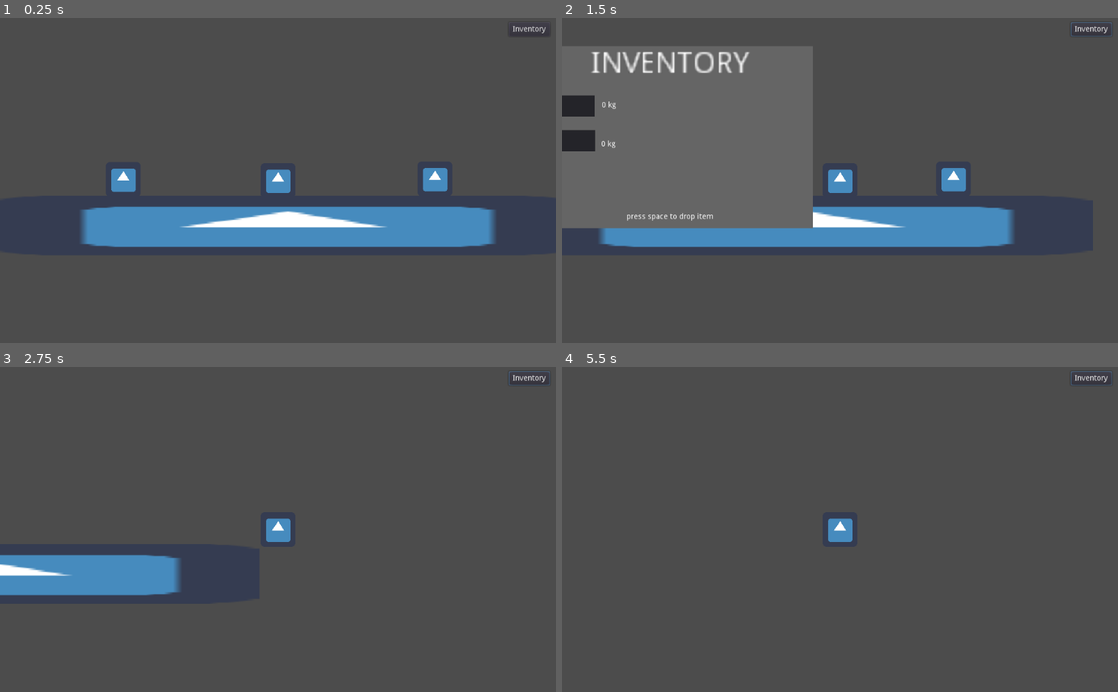
Above: before the commit, frames 1-4 (two rows, left to right).
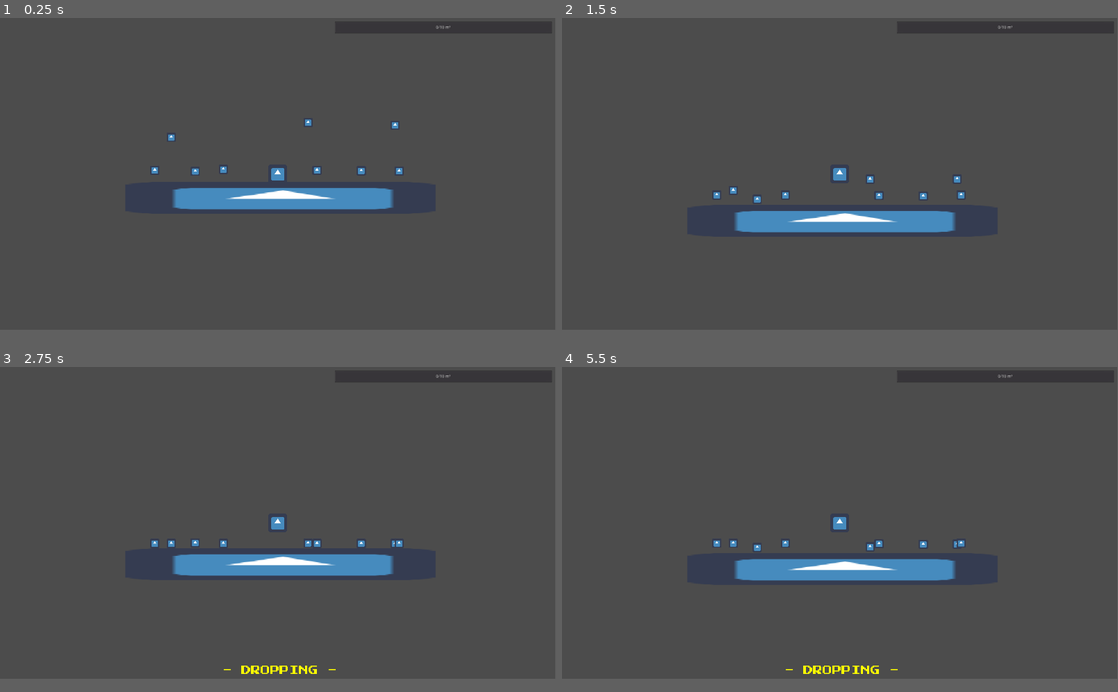
Above: after the commit, the same moments.

Repository: SDArtsCode/Last-Hope
Game: Godot game, scene res://Scenes/Main.tscn
Same seed, same stepped clock (60 frames per second), same inputs: the game is played once before the commit and once after it. The engine's default icon, where the game draws it, is replaced by a stand-in: a white triangle on a blue panel in a dark square.
Inputs (mouse positions are in pixels of both pictures, inside the frame that each line leads up to):
- Up to frame 1 (0.25 s): no input
- Up to frame 2 (1.5 s): click (1090, 31) at 0.5 s, where only the run before the commit has a clickable "Inventory"; tap Space (jump, bound only after the commit) at 1.25 s; move the mouse to (962, 164) at 1.27 s; hold Right (ui_right, bound only before the commit) from 1.28 s (still down); hold Enter (drop, bound only after the commit) from 1.28 s (still down); tap E (collect) at 1.35 s
- Up to frame 3 (2.75 s): keep holding Right (ui_right, bound only before the commit); tap Space (jump, bound only after the commit) at 1.52, 1.82, 2.27, 2.57 s; tap E (collect) at 2 s; move the mouse to (166, 545) at 2.02 s; release Enter (drop, bound only after the commit) at 2.03 s; tap Enter (drop, bound only after the commit) at 2.1 s; tap Tab (drop_mode, bound only after the commit) at 2.3 s
- Up to frame 4 (5.5 s): tap Space (jump, bound only after the commit) at 2.75, 3.05, 3.5, 3.6, 3.77, 4.07, 4.25, 4.52, 4.82, 5, 5.27 s; move the mouse to (895, 458) at 2.77 s; release Right (ui_right, bound only before the commit) at 2.78 s; hold Left (ui_left, bound only before the commit) 2.78-3.53 s; hold Tab (drop_mode, bound only after the commit) 2.78-3.53 s; move the mouse to (812, 594) at 3.52 s; hold Right (ui_right, bound only before the commit) 3.53-5.03 s; tap E (collect) at 3.8, 4.35 s; move the mouse to (1006, 578) at 4.27 s; hold Enter (drop, bound only after the commit) 4.28-5.03 s; move the mouse to (673, 480) at 5.02 s; hold Left (ui_left, bound only before the commit) from 5.03 s (still down); tap Enter (drop, bound only after the commit) at 5.1 s; tap Tab (drop_mode, bound only after the commit) at 5.3 s
In our replay, the window is 800x468 before the commit and 799x449 after it. These sizes can differ from the game's own. Grey fills any space a smaller window leaves; there, only what the larger window draws over its background counts as a difference.

The runs differ from the first frame. In frame 1, 12% of the frame differs, in the area x 14-100%, y 1-71%; in frame 2, 31%, in the area x 0-100%, y 1-71%; in frame 3, 7.5%; in frame 4, 3.5%.

Commit message:
fixed inventory system

Diff:
--- a/Global.gd
+++ b/Global.gd
@@ -1,6 +1,40 @@
 extends Node
 
+var root: Node
 
-var item_collected = false
-var item_name = ""
-var item_weight = 0
+var player: Node
+
+var inventory_controller: Node
+
+var info_log: Node
+
+var max_inventory: float = 10.0
+
+var curr_inventory: float = 0.0
+
+var items: Dictionary = {
+	"scrap": {"name": "Scrap", "volume": 0.2, "stored": 0},
+	"power_cell": {"name": "Power Cell", "volume": 1.0, "stored": 0},
+	"wiring": {"name": "Wiring", "volume": 0.1, "stored": 0},
+	"sensor": {"name": "Sensor", "volume": 3.0, "stored": 0},
+	"energy_core": {"name": "Energy Core", "volume": 4.0, "stored": 0},
+	"blueprint": {"name": "Blueprint", "volume": 0.1, "stored": 0, "type": []}} # This should be last
+
+func change_item_count(item: String, change: int):
+	if curr_inventory + items[item]["volume"] * change <= max_inventory and items[item]["stored"] + change >= 0:
+		items[item]["stored"] += change
+		inventory_controller.update_inventory()
+		return true
+	elif curr_inventory + items[item]["volume"] * change > max_inventory:
+		send("Inventory full!", "red")
+		return false
+
+func send(info: String, color: String):
+	info_log.Update(info, color)
+
+func get_base_name(id: String):
+	var count = 0
+	for item in items.values():
+		if item["name"] == id:
+			return items.keys()[count]
+		count += 1
--- a/Scenes/Inventory.gd
+++ b/Scenes/Inventory.gd
@@ -1,11 +1,96 @@
-extends Node2D
+extends ProgressBar
+
+onready var item_icon = preload("res://Scenes/inventory_item.tscn")
+onready var item = preload("res://Scenes/Item.tscn")
+
+const MAX_FROM_BASE = 900
+
+var drop_mode: bool = false
+var highlight_index: int = 0
+var num_item = 0
+
+func _ready():
+	Global.inventory_controller = self
+	max_value = Global.max_inventory
+
+func _process(delta):
+	if drop_mode:
+		Global.send("[center]- DROPPING -[/center]", "yellow")
 
 
-func _physics_process(delta: float) -> void:
+func _input(event):
+	if event.is_action_pressed("drop_mode"):
+		if not drop_mode:
+			Global.player.can_move = false
+			drop_mode = true
+			highlight_index = 0
+			for child in $Base.get_children():
+				if child.select_id == highlight_index:
+					child.selected = true
+				else:
+					child.selected = false
+		else:
+			Global.send("", "yellow")
+			Global.player.can_move = true
+			drop_mode = false
+			for child in $Base.get_children():
+				child.selected = false
 
-	if Global.item_collected == true:
-		$Panel/Label.text = Global.item_name
-		$Label.text = str(Global.item_weight) + " kg"
+	if drop_mode and event.is_action_pressed("left") and highlight_index > 0:
+		highlight_index -= 1
+		update_index()
 
-		$Panel2/Label.text = Global.item_name
-		$Label2.text = str(Global.item_weight) + " kg"
+	if drop_mode and event.is_action_pressed("right") and highlight_index < num_item-1:
+		highlight_index += 1
+		update_index()
+
+	if drop_mode and event.is_action_pressed("drop"):
+		for child in $Base.get_children():
+			if child.selected and child.item_count != 0:
+				Global.change_item_count(Global.get_base_name(child.item_name), -1)
+				var item_inst = item.instance()
+				item_inst.item_name = Global.get_base_name(child.item_name)
+				item_inst.position = Global.player.position + Vector2(360, -90)
+				item_inst.apply_central_impulse(Vector2(200,30)*Global.player.get_local_mouse_position().normalized())
+				Global.root.add_child(item_inst)
+				if highlight_index == num_item:
+					highlight_index -= 1
+				update_index()
+
+func update_inventory():
+	# murder all children
+	for child in $Base.get_children():
+		child.queue_free()
+
+	# count how many items have stuff
+	num_item = 0
+	for item in Global.items.values():
+		if item["stored"] != 0:
+			num_item += 1
+
+	# reinstanciate all children and pretend like nothing happened
+	var item_num = 0
+	var index = 0
+	value = 0.0
+	for item in Global.items.values():
+		if item["stored"] != 0:
+			item_num += 1
+			value += item["volume"]*item["stored"]
+			var item_icon_inst = item_icon.instance()
+			item_icon_inst.item_name = item["name"]
+			item_icon_inst.item_count = item["stored"]
+			item_icon_inst.item_id = index
+			item_icon_inst.select_id = item_num - 1
+			item_icon_inst.position.x = (MAX_FROM_BASE/(num_item+1))*item_num-MAX_FROM_BASE/2 # change - to + to left align
+			$Base.add_child(item_icon_inst)
+
+		index += 1
+	Global.curr_inventory = value
+	$indicator.text = str(Global.curr_inventory) + "/" + str(Global.max_inventory) + " m³"
+
+func update_index():
+	for child in $Base.get_children():
+		if child.select_id == highlight_index:
+			child.selected = true
+		else:
+			child.selected = false
--- a/Scenes/Inventory.tscn
+++ /dev/null
@@ -1,114 +0,0 @@
-[gd_scene load_steps=2 format=2]
-
-[ext_resource path="res://Scenes/Inventory.gd" type="Script" id=1]
-
-[node name="Inventory" type="Node2D"]
-script = ExtResource( 1 )
-
-[node name="ColorRect" type="ColorRect" parent="."]
-margin_right = 515.0
-margin_bottom = 336.0
-color = Color( 0.4, 0.4, 0.4, 1 )
-__meta__ = {
-"_edit_lock_": true,
-"_edit_use_anchors_": false
-}
-
-[node name="CenterContainer" type="CenterContainer" parent="."]
-margin_left = 105.0
-margin_top = 6.0
-margin_right = 178.0
-margin_bottom = 20.0
-rect_scale = Vector2( 4, 4 )
-__meta__ = {
-"_edit_use_anchors_": false
-}
-
-[node name="Label" type="Label" parent="CenterContainer"]
-margin_right = 73.0
-margin_bottom = 14.0
-text = "INVENTORY"
-__meta__ = {
-"_edit_lock_": true
-}
-
-[node name="Panel" type="Panel" parent="."]
-margin_left = 10.0
-margin_top = 91.0
-margin_right = 113.0
-margin_bottom = 130.0
-__meta__ = {
-"_edit_lock_": true,
-"_edit_use_anchors_": false
-}
-
-[node name="Label" type="Label" parent="Panel"]
-margin_left = 9.0
-margin_top = 10.0
-margin_right = 94.0
-margin_bottom = 32.0
-text = "<ItemName>"
-__meta__ = {
-"_edit_lock_": true,
-"_edit_use_anchors_": false
-}
-
-[node name="Panel2" type="Panel" parent="."]
-margin_left = 11.0
-margin_top = 155.0
-margin_right = 114.0
-margin_bottom = 194.0
-__meta__ = {
-"_edit_lock_": true,
-"_edit_use_anchors_": false
-}
-
-[node name="Label" type="Label" parent="Panel2"]
-margin_left = 9.0
-margin_top = 10.0
-margin_right = 94.0
-margin_bottom = 32.0
-text = "<ItemName>"
-__meta__ = {
-"_edit_lock_": true,
-"_edit_use_anchors_": false
-}
-
-[node name="CenterContainer2" type="CenterContainer" parent="."]
-margin_left = 172.0
-margin_top = 308.0
-margin_right = 332.0
-margin_bottom = 322.0
-__meta__ = {
-"_edit_use_anchors_": false
-}
-
-[node name="Label" type="Label" parent="CenterContainer2"]
-margin_right = 160.0
-margin_bottom = 14.0
-text = "press space to drop item"
-__meta__ = {
-"_edit_lock_": true,
-"_edit_use_anchors_": false
-}
-
-[node name="Label" type="Label" parent="."]
-margin_left = 126.0
-margin_top = 102.0
-margin_right = 182.0
-margin_bottom = 116.0
-text = "<weight>"
-__meta__ = {
-"_edit_lock_": true,
-"_edit_use_anchors_": false
-}
-
-[node name="Label2" type="Label" parent="."]
-margin_left = 125.0
-margin_top = 174.0
-margin_right = 183.0
-margin_bottom = 188.0
-text = "<weight>"
-__meta__ = {
-"_edit_use_anchors_": false
-}
--- a/Scenes/Item.gd
+++ b/Scenes/Item.gd
@@ -1,27 +1,28 @@
-extends Node2D
+extends RigidBody2D
 
-export (int) var weight = 0
 export var item_name = ""
 export (bool) var collected = false
-
+#const GRAVITY = Vector2(0, 100)
+#var velocity = Vector2()
+#
+#func _process(delta):
+#	velocity += GRAVITY * delta
+#	position += velocity * delta
+#
 
 func _ready() -> void:
-	$Item/Label.hide()
+	$Label.hide()
 
 func _on_Area2D_body_entered(body: Node) -> void:
-	$Item/Label.show()
+	$Label.show()
 
 
 func _on_Area2D_body_exited(body: Node) -> void:
-	$Item/Label.hide()
+	$Label.hide()
 
 func _physics_process(delta: float) -> void:
-
 	if Input.is_action_just_pressed("collect"):
-		Global.item_collected = true
 		var bodies = $Area2D.get_overlapping_bodies()
 		for b in bodies:
-			if b.name == "Player":
+			if b.name == "Player" and Global.change_item_count(item_name, 1):
 				self.queue_free()
-				Global.item_name = item_name
-				Global.item_weight = weight
--- a/Scenes/Item.tscn
+++ b/Scenes/Item.tscn
@@ -1,23 +1,68 @@
-[gd_scene load_steps=4 format=2]
+[gd_scene load_steps=8 format=2]
 
 [ext_resource path="res://icon.png" type="Texture" id=1]
 [ext_resource path="res://Scenes/Item.gd" type="Script" id=2]
+[ext_resource path="res://Scenes/hover.gd" type="Script" id=3]
+
+[sub_resource type="RectangleShape2D" id=4]
+extents = Vector2( 1, 0 )
 
 [sub_resource type="RectangleShape2D" id=1]
-extents = Vector2( 26.232, 27.4637 )
+extents = Vector2( 26.616, 27.7318 )
 
-[node name="Item" type="Node2D"]
+[sub_resource type="Animation" id=2]
+length = 0.001
+tracks/0/type = "bezier"
+tracks/0/path = NodePath(".:position:y")
+tracks/0/interp = 1
+tracks/0/loop_wrap = true
+tracks/0/imported = false
+tracks/0/enabled = true
+tracks/0/keys = {
+"points": PoolRealArray( -10.614, -0.25, 0, 0.25, 0 ),
+"times": PoolRealArray( 0 )
+}
+
+[sub_resource type="Animation" id=3]
+resource_name = "hover"
+length = 4.0
+loop = true
+tracks/0/type = "bezier"
+tracks/0/path = NodePath(".:position:y")
+tracks/0/interp = 1
+tracks/0/loop_wrap = true
+tracks/0/imported = false
+tracks/0/enabled = true
+tracks/0/keys = {
+"points": PoolRealArray( -10, -0.25, 0, 1, -0.127989, 10, -1.2, -0.111138, 1.3, -0.0332518, -10, -1.1, -0.0501022, 0.25, 0 ),
+"times": PoolRealArray( 0, 2, 4 )
+}
+
+[node name="Item" type="RigidBody2D"]
+mode = 2
 script = ExtResource( 2 )
 
-[node name="Item" type="StaticBody2D" parent="."]
-__meta__ = {
-"_edit_group_": true
-}
+[node name="CollisionShape2D" type="CollisionShape2D" parent="."]
+position = Vector2( 0, 28 )
+shape = SubResource( 4 )
 
-[node name="Sprite" type="Sprite" parent="Item"]
+[node name="Area2D" type="Area2D" parent="."]
+
+[node name="CollisionShape2D" type="CollisionShape2D" parent="Area2D"]
+position = Vector2( 0.384003, -0.26815 )
+shape = SubResource( 1 )
+
+[node name="Sprite" type="Sprite" parent="."]
+position = Vector2( 0, -10.614 )
+scale = Vector2( 0.5, 0.5 )
 texture = ExtResource( 1 )
 
-[node name="Label" type="Label" parent="Item"]
+[node name="hover" type="AnimationPlayer" parent="Sprite"]
+anims/RESET = SubResource( 2 )
+anims/hover = SubResource( 3 )
+script = ExtResource( 3 )
+
+[node name="Label" type="Label" parent="."]
 visible = false
 margin_left = -55.0
 margin_top = -58.0
@@ -28,11 +73,5 @@
 "_edit_use_anchors_": false
 }
 
-[node name="Area2D" type="Area2D" parent="."]
-
-[node name="CollisionShape2D" type="CollisionShape2D" parent="Area2D"]
-shape = SubResource( 1 )
-
-[connection signal="area_entered" from="Area2D" to="." method="_on_Area2D_area_entered"]
 [connection signal="body_entered" from="Area2D" to="." method="_on_Area2D_body_entered"]
 [connection signal="body_exited" from="Area2D" to="." method="_on_Area2D_body_exited"]
--- a/Scenes/Main.gd
+++ b/Scenes/Main.gd
@@ -1,13 +1,4 @@
 extends Node2D
 
-onready var inventory = preload("res://Scenes/Inventory.tscn")
-
-
-func _on_Button_pressed() -> void:
-	var inventory_instance = inventory.instance()
-	inventory_instance.position.x = self.position.x - 125 #NEED TO GET PLAYER POSITION NOT SELF BUT TOO LAZY RIGHT NOW...
-	inventory_instance.position.y = self.position.y - 300 #NEED TO GET PLAYER POSITION NOT SELF BUT TOO LAZY RIGHT NOW...
-	add_child(inventory_instance)
-
-func _physics_process(delta: float) -> void:
-	pass
+func _ready():
+	Global.root = self
--- a/Scenes/Main.tscn
+++ b/Scenes/Main.tscn
@@ -8,7 +8,7 @@
 [sub_resource type="RectangleShape2D" id=1]
 extents = Vector2( 536, 58 )
 
-[node name="Node2D" type="Node2D"]
+[node name="Main" type="Node2D"]
 script = ExtResource( 4 )
 
 [node name="StaticBody2D" type="StaticBody2D" parent="."]
@@ -29,18 +29,45 @@
 
 [node name="Item" parent="." instance=ExtResource( 3 )]
 position = Vector2( 649, -55 )
-weight = 5
-item_name = "Battery"
+item_name = "scrap"
+
+[node name="Item9" parent="." instance=ExtResource( 3 )]
+position = Vector2( 465, -222 )
+item_name = "scrap"
 
 [node name="Item2" parent="." instance=ExtResource( 3 )]
 position = Vector2( 75, -54 )
-weight = 3
-item_name = "Steel Plate"
+item_name = "energy_core"
+
+[node name="Item8" parent="." instance=ExtResource( 3 )]
+position = Vector2( 766, -213 )
+item_name = "energy_core"
+
+[node name="Item3" parent="." instance=ExtResource( 3 )]
+position = Vector2( 172, -60 )
+item_name = "blueprint"
+
+[node name="Item4" parent="." instance=ExtResource( 3 )]
+position = Vector2( 496, -57 )
+item_name = "wiring"
+
+[node name="Item5" parent="." instance=ExtResource( 3 )]
+position = Vector2( 780, -54 )
+item_name = "power_cell"
+
+[node name="Item6" parent="." instance=ExtResource( 3 )]
+position = Vector2( -65, -57 )
+item_name = "sensor"
+
+[node name="Item7" parent="." instance=ExtResource( 3 )]
+position = Vector2( -8, -171 )
+item_name = "sensor"
 
 [node name="Player" parent="." instance=ExtResource( 2 )]
 position = Vector2( 360, -56 )
 
-[connection signal="pressed" from="Player/Player/Camera2D/UI/Button" to="." method="_on_Button_pressed"]
+[node name="Base" parent="Player/Player/Camera2D/UI/ProgressBar" index="0"]
+position = Vector2( 377, 86 )
 
 [editable path="Player"]
 [editable path="Player/Player/Camera2D/UI"]
--- a/Scenes/Player.gd
+++ b/Scenes/Player.gd
@@ -9,17 +9,23 @@
 export (int) var weight_capacity = 20
 
 var velocity =  Vector2.ZERO
+var can_move = true
+var facing_left: bool
 
+func _ready():
+	Global.player = self
 
 func get_input():
 	velocity.x = 0
 	var dir = 0
 
-	if Input.is_action_pressed("ui_right"):
+	if Input.is_action_pressed("right") and can_move:
+		facing_left = false
 		velocity.x += speed
 		dir += 1
 
-	if Input.is_action_pressed("ui_left"):
+	if Input.is_action_pressed("left") and can_move:
+		facing_left = true
 		velocity.x -= speed
 		dir -= 1
 
@@ -36,6 +42,6 @@
 	velocity = move_and_slide(velocity, Vector2.UP)
 	velocity.x = lerp(velocity.x, 0, 0.2)
 
-	if Input.is_action_just_pressed("ui_up"):
+	if Input.is_action_just_pressed("jump") and can_move:
 		if is_on_floor():
 			velocity.y = jump_speed
--- a/Scenes/Player.tscn
+++ b/Scenes/Player.tscn
@@ -11,9 +11,9 @@
 
 [node name="Player" type="KinematicBody2D" parent="."]
 script = ExtResource( 2 )
-__meta__ = {
-"_edit_group_": true
-}
+speed = 200
+jump_speed = -600
+gravity = 2000
 
 [node name="Sprite" type="Sprite" parent="Player"]
 texture = ExtResource( 1 )
--- a/Scenes/UI.tscn
+++ b/Scenes/UI.tscn
@@ -1,13 +1,84 @@
-[gd_scene format=2]
+[gd_scene load_steps=7 format=2]
+
+[ext_resource path="res://Scenes/Inventory.gd" type="Script" id=1]
+[ext_resource path="res://Scenes/log.gd" type="Script" id=2]
+
+[sub_resource type="DynamicFontData" id=3]
+antialiased = false
+font_path = "res://Art/Fonts/PressStart2P-Regular.ttf"
+
+[sub_resource type="DynamicFont" id=4]
+size = 33
+font_data = SubResource( 3 )
+
+[sub_resource type="Animation" id=1]
+length = 0.001
+tracks/0/type = "value"
+tracks/0/path = NodePath(".:modulate")
+tracks/0/interp = 1
+tracks/0/loop_wrap = true
+tracks/0/imported = false
+tracks/0/enabled = true
+tracks/0/keys = {
+"times": PoolRealArray( 0 ),
+"transitions": PoolRealArray( 1 ),
+"update": 0,
+"values": [ Color( 1, 1, 1, 0 ) ]
+}
+
+[sub_resource type="Animation" id=2]
+resource_name = "falsh"
+length = 5.0
+tracks/0/type = "value"
+tracks/0/path = NodePath(".:modulate")
+tracks/0/interp = 1
+tracks/0/loop_wrap = true
+tracks/0/imported = false
+tracks/0/enabled = true
+tracks/0/keys = {
+"times": PoolRealArray( 0, 2, 5 ),
+"transitions": PoolRealArray( 1, 1, 1 ),
+"update": 0,
+"values": [ Color( 1, 1, 1, 1 ), Color( 1, 1, 1, 1 ), Color( 1, 1, 1, 0 ) ]
+}
 
 [node name="UI" type="CanvasLayer"]
 
-[node name="Button" type="Button" parent="."]
-margin_left = 937.0
-margin_top = 8.0
-margin_right = 1013.0
-margin_bottom = 34.0
-text = "Inventory"
-__meta__ = {
-"_edit_use_anchors_": false
-}
+[node name="ProgressBar" type="ProgressBar" parent="."]
+margin_left = 1157.0
+margin_top = 12.0
+margin_right = 1909.0
+margin_bottom = 54.0
+max_value = 10.0
+percent_visible = false
+script = ExtResource( 1 )
+
+[node name="Base" type="Position2D" parent="ProgressBar"]
+position = Vector2( 750, 110 )
+
+[node name="indicator" type="Label" parent="ProgressBar"]
+anchor_right = 1.0
+anchor_bottom = 1.0
+text = "0/10 m³"
+align = 1
+valign = 1
+
+[node name="log" type="RichTextLabel" parent="."]
+modulate = Color( 1, 1, 1, 0 )
+anchor_top = 1.0
+anchor_bottom = 1.0
+margin_left = 14.0
+margin_top = -46.0
+margin_right = 1921.0
+margin_bottom = -9.0
+custom_fonts/normal_font = SubResource( 4 )
+bbcode_enabled = true
+bbcode_text = "asdasd"
+text = "asdasd"
+script = ExtResource( 2 )
+
+[node name="notif" type="AudioStreamPlayer" parent="log"]
+
+[node name="flash" type="AnimationPlayer" parent="log"]
+anims/RESET = SubResource( 1 )
+anims/falsh = SubResource( 2 )
--- /dev/null
+++ b/Scenes/hover.gd
@@ -0,0 +1,6 @@
+extends AnimationPlayer
+
+
+func _ready():
+	yield(get_tree().create_timer(randf()), "timeout")
+	play("hover")
--- /dev/null
+++ b/Scenes/inventory_item.gd
@@ -0,0 +1,19 @@
+extends AnimatedSprite
+
+
+var item_name: String
+var item_count: int
+var item_id: int
+var select_id: int
+var selected = false
+
+func _ready():
+	$itemname.text = item_name
+	$itemcount.text = str(item_count)
+	frame = item_id
+
+func _process(delta):
+	if selected:
+		$selected.show()
+	else:
+		$selected.hide()
--- /dev/null
+++ b/Scenes/inventory_item.tscn
@@ -0,0 +1,49 @@
+[gd_scene load_steps=4 format=2]
+
+[ext_resource path="res://icon.png" type="Texture" id=1]
+[ext_resource path="res://Scenes/inventory_item.gd" type="Script" id=2]
+
+[sub_resource type="SpriteFrames" id=1]
+animations = [ {
+"frames": [ ExtResource( 1 ), ExtResource( 1 ), ExtResource( 1 ), ExtResource( 1 ), ExtResource( 1 ), ExtResource( 1 ) ],
+"loop": true,
+"name": "items",
+"speed": 0.0
+} ]
+
+[node name="itemicon" type="AnimatedSprite"]
+frames = SubResource( 1 )
+animation = "items"
+script = ExtResource( 2 )
+
+[node name="itemname" type="Label" parent="."]
+anchor_right = 1.0
+anchor_bottom = 1.0
+margin_left = -32.0
+margin_top = 13.0
+margin_right = -32.0
+margin_bottom = 13.0
+text = "Scrap"
+align = 1
+valign = 1
+
+[node name="itemcount" type="Label" parent="."]
+anchor_right = 1.0
+anchor_bottom = 1.0
+margin_left = -32.0
+margin_top = 30.0
+margin_right = -32.0
+margin_bottom = 30.0
+text = "0"
+align = 1
+valign = 1
+
+[node name="selected" type="ColorRect" parent="."]
+visible = false
+show_behind_parent = true
+anchor_right = 1.0
+anchor_bottom = 1.0
+margin_left = -35.0
+margin_top = -35.0
+margin_right = -29.0
+margin_bottom = -29.0
--- /dev/null
+++ b/Scenes/log.gd
@@ -0,0 +1,13 @@
+extends RichTextLabel
+
+
+func _ready():
+	Global.info_log = self
+
+
+func Update(info: String, color: String):
+	bbcode_text = "[color=" + color + "]" + info + "[/color]"
+	$flash.stop()
+	$flash.play("falsh")
+	if color != "yellow":
+		$notif.play()
--- /dev/null
+++ b/Scenes/modesign.gd
@@ -0,0 +1,12 @@
+extends RichTextLabel
+
+
+func _ready():
+	pass
+
+func _input(event):
+	if event.is_action_pressed("drop_mode"):
+		if is_visible_in_tree():
+			hide()
+		else:
+			show()
--- a/project.godot
+++ b/project.godot
@@ -18,11 +18,114 @@
 
 Global="*res://Global.gd"
 
+[display]
+
+window/size/width=1920
+window/size/height=1080
+
 [input]
 
+ui_accept={
+"deadzone": 0.5,
+"events": [  ]
+}
+ui_select={
+"deadzone": 0.5,
+"events": [  ]
+}
+ui_cancel={
+"deadzone": 0.5,
+"events": [  ]
+}
+ui_focus_next={
+"deadzone": 0.5,
+"events": [  ]
+}
+ui_focus_prev={
+"deadzone": 0.5,
+"events": [  ]
+}
+ui_left={
+"deadzone": 0.5,
+"events": [  ]
+}
+ui_right={
+"deadzone": 0.5,
+"events": [  ]
+}
+ui_up={
+"deadzone": 0.5,
+"events": [  ]
+}
+ui_down={
+"deadzone": 0.5,
+"events": [  ]
+}
+ui_page_up={
+"deadzone": 0.5,
+"events": [  ]
+}
+ui_page_down={
+"deadzone": 0.5,
+"events": [  ]
+}
+ui_home={
+"deadzone": 0.5,
+"events": [  ]
+}
+ui_end={
+"deadzone": 0.5,
+"events": [  ]
+}
 collect={
 "deadzone": 0.5,
-"events": [ Object(InputEventKey,"resource_local_to_scene":false,"resource_name":"","device":0,"alt":false,"shift":false,"control":false,"meta":false,"command":false,"pressed":false,"scancode":69,"unicode":0,"echo":false,"script":null)
+"events": [ Object(InputEventKey,"resource_local_to_scene":false,"resource_name":"","device":0,"alt":false,"shift":false,"control":false,"meta":false,"command":false,"pressed":false,"scancode":0,"physical_scancode":69,"unicode":0,"echo":false,"script":null)
+ ]
+}
+left={
+"deadzone": 0.5,
+"events": [ Object(InputEventKey,"resource_local_to_scene":false,"resource_name":"","device":0,"alt":false,"shift":false,"control":false,"meta":false,"command":false,"pressed":false,"scancode":0,"physical_scancode":65,"unicode":0,"echo":false,"script":null)
+, Object(InputEventMouseButton,"resource_local_to_scene":false,"resource_name":"","device":0,"alt":false,"shift":false,"control":false,"meta":false,"command":false,"button_mask":0,"position":Vector2( 0, 0 ),"global_position":Vector2( 0, 0 ),"factor":1.0,"button_index":4,"pressed":false,"doubleclick":false,"script":null)
+ ]
+}
+right={
+"deadzone": 0.5,
+"events": [ Object(InputEventKey,"resource_local_to_scene":false,"resource_name":"","device":0,"alt":false,"shift":false,"control":false,"meta":false,"command":false,"pressed":false,"scancode":0,"physical_scancode":68,"unicode":0,"echo":false,"script":null)
+, Object(InputEventMouseButton,"resource_local_to_scene":false,"resource_name":"","device":0,"alt":false,"shift":false,"control":false,"meta":false,"command":false,"button_mask":0,"position":Vector2( 0, 0 ),"global_position":Vector2( 0, 0 ),"factor":1.0,"button_index":5,"pressed":false,"doubleclick":false,"script":null)
+ ]
+}
+jump={
+"deadzone": 0.5,
+"events": [ Object(InputEventKey,"resource_local_to_scene":false,"resource_name":"","device":0,"alt":false,"shift":false,"control":false,"meta":false,"command":false,"pressed":false,"scancode":0,"physical_scancode":32,"unicode":0,"echo":false,"script":null)
+ ]
+}
+drop_mode={
+"deadzone": 0.5,
+"events": [ Object(InputEventKey,"resource_local_to_scene":false,"resource_name":"","device":0,"alt":false,"shift":false,"control":false,"meta":false,"command":false,"pressed":false,"scancode":0,"physical_scancode":16777218,"unicode":0,"echo":false,"script":null)
+ ]
+}
+dash={
+"deadzone": 0.5,
+"events": [ Object(InputEventKey,"resource_local_to_scene":false,"resource_name":"","device":0,"alt":false,"shift":false,"control":false,"meta":false,"command":false,"pressed":false,"scancode":0,"physical_scancode":16777237,"unicode":0,"echo":false,"script":null)
+ ]
+}
+fire={
+"deadzone": 0.5,
+"events": [ Object(InputEventMouseButton,"resource_local_to_scene":false,"resource_name":"","device":0,"alt":false,"shift":false,"control":false,"meta":false,"command":false,"button_mask":0,"position":Vector2( 0, 0 ),"global_position":Vector2( 0, 0 ),"factor":1.0,"button_index":1,"pressed":false,"doubleclick":false,"script":null)
+ ]
+}
+switch_weapon={
+"deadzone": 0.5,
+"events": [ Object(InputEventMouseButton,"resource_local_to_scene":false,"resource_name":"","device":0,"alt":false,"shift":false,"control":false,"meta":false,"command":false,"button_mask":0,"position":Vector2( 0, 0 ),"global_position":Vector2( 0, 0 ),"factor":1.0,"button_index":2,"pressed":false,"doubleclick":false,"script":null)
+ ]
+}
+drop={
+"deadzone": 0.5,
+"events": [ Object(InputEventKey,"resource_local_to_scene":false,"resource_name":"","device":0,"alt":false,"shift":false,"control":false,"meta":false,"command":false,"pressed":false,"scancode":0,"physical_scancode":16777221,"unicode":0,"echo":false,"script":null)
+, Object(InputEventKey,"resource_local_to_scene":false,"resource_name":"","device":0,"alt":false,"shift":false,"control":false,"meta":false,"command":false,"pressed":false,"scancode":0,"physical_scancode":32,"unicode":0,"echo":false,"script":null)
+, Object(InputEventKey,"resource_local_to_scene":false,"resource_name":"","device":0,"alt":false,"shift":false,"control":false,"meta":false,"command":false,"pressed":false,"scancode":0,"physical_scancode":16777237,"unicode":0,"echo":false,"script":null)
+, Object(InputEventKey,"resource_local_to_scene":false,"resource_name":"","device":0,"alt":false,"shift":false,"control":false,"meta":false,"command":false,"pressed":false,"scancode":0,"physical_scancode":16777220,"unicode":0,"echo":false,"script":null)
+, Object(InputEventMouseButton,"resource_local_to_scene":false,"resource_name":"","device":0,"alt":false,"shift":false,"control":false,"meta":false,"command":false,"button_mask":0,"position":Vector2( 0, 0 ),"global_position":Vector2( 0, 0 ),"factor":1.0,"button_index":1,"pressed":false,"doubleclick":false,"script":null)
  ]
 }
 
Binary file added: Art/Fonts/PressStart2P-Regular.ttf
